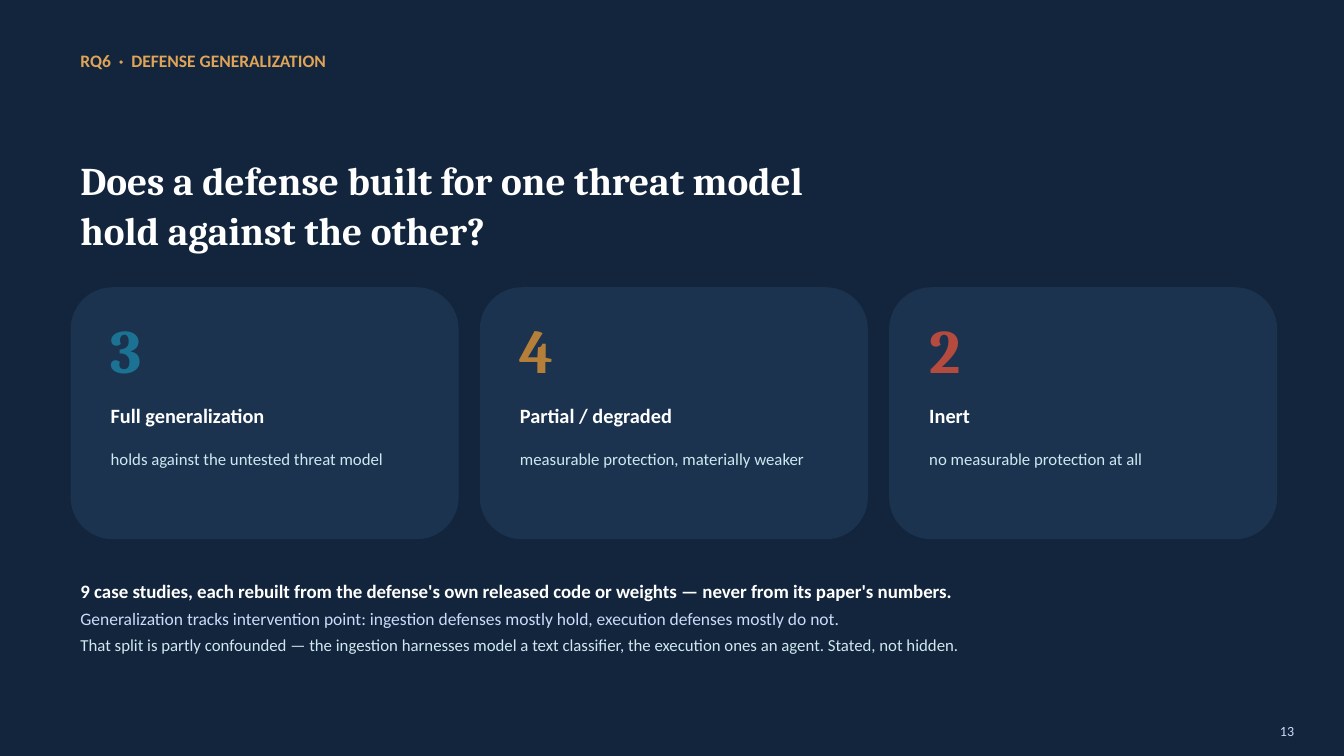
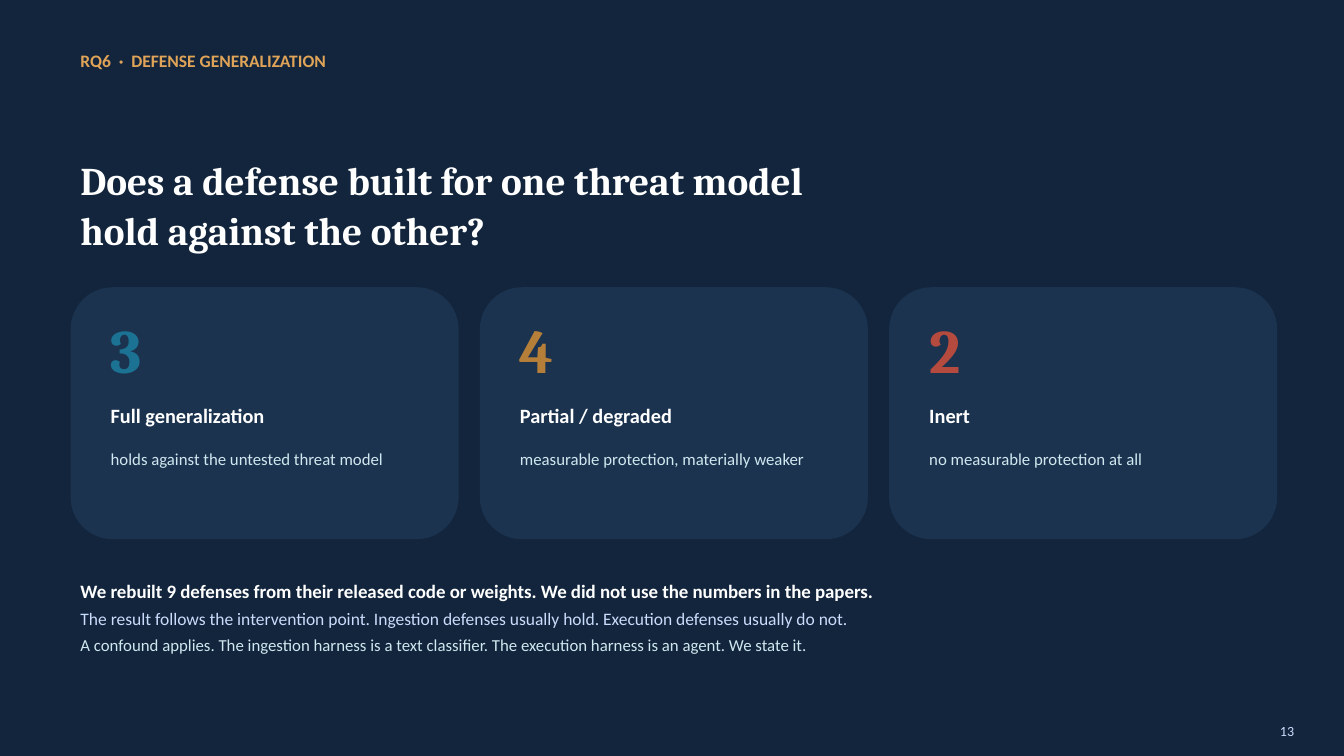
Before and after one commit to Nyamtulla/context_poison, a slide deck: slide 13 of context_sok_results_presentation.pptx. Drawn at 1344x756 pixels with LibreOffice and Linux fonts; fonts in the diff are those of the drawing. Boxes give left, top, right and bottom in pixels: in the first picture for what was removed or moved away, otherwise in the second. Text is boxed around its words. In the diff, an @@ line names an element or a change of style, - is before the commit and + after.

```diff
--- a/context_sok_results_presentation.pptx
+++ b/context_sok_results_presentation.pptx
@@ text at (80,584,873,654): text changed; size 12 to 12.5 pt; text colour #CFE8EF to #CADCFC @@
-9 case studies, each rebuilt from the defense's own released code or weights — never from its paper's numbers.
-Generalization tracks intervention point: ingestion defenses mostly hold, execution defenses mostly do not.
-That split is partly confounded — the ingestion harnesses model a text classifier, the execution ones an agent. Stated, not hidden.
+We rebuilt 9 defenses from their released code or weights. We did not use the numbers in the papers.
+The result follows the intervention point. Ingestion defenses usually hold. Execution defenses usually do not.
+A confound applies. The ingestion harness is a text classifier. The execution harness is an agent. We state it.
```
Also in this commit, not shown: 19 other slides changed, 4 slides added, 5 other files.
